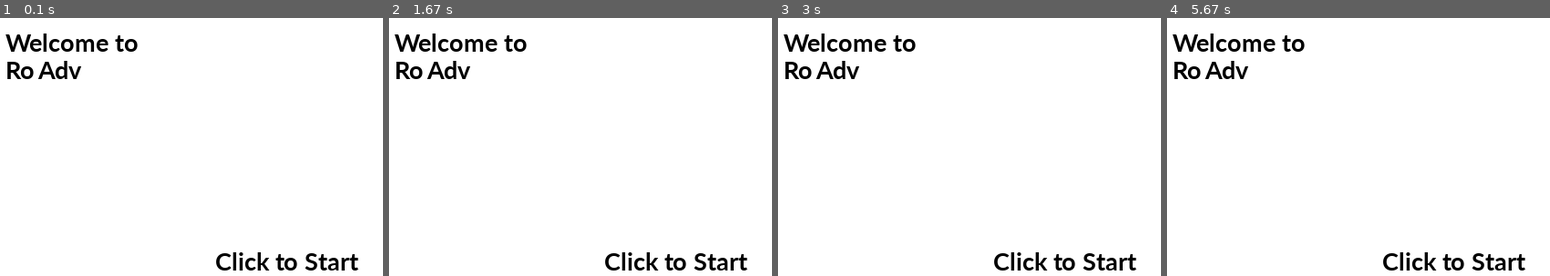
Above: before the commit, frames 1-4 (left to right).
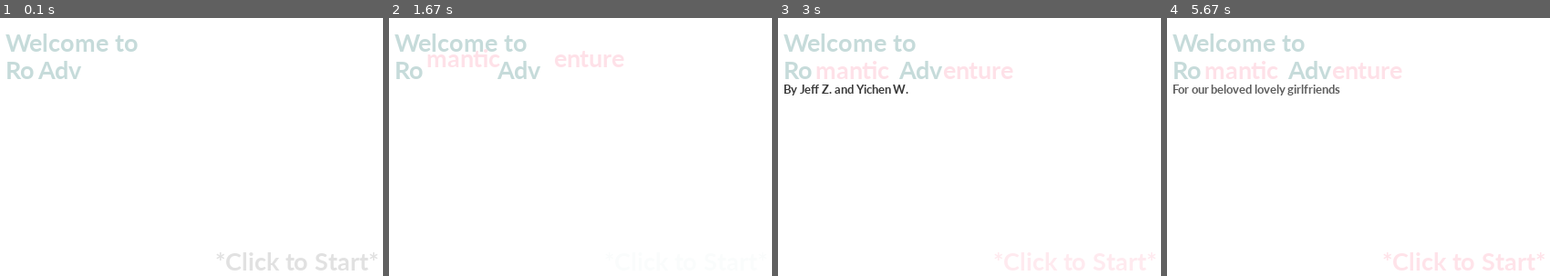
Above: after the commit, the same moments.

Repository: Pitrick3141/RoAdv
Game: pygame game, started from main.py
The game is run twice, just before and just after one commit, with the same random seed, the same clock (stepped at 60 frames per second) and the same inputs.
Inputs (mouse positions are in pixels of both pictures, inside the frame that each line leads up to):
- Up to frame 1 (0.1 s): no input
- Up to frame 2 (1.67 s): click (695, 245) at 0.38 s
- Up to frame 3 (3 s): no input
- Up to frame 4 (5.67 s): no input

The runs differ from the first frame. In frame 1, 3.3% of the frame differs, in the area x 1-99%, y 6-98%; in frame 2, 3.9%; in frame 3, 4.3%; in frame 4, 5.0%.

Commit message:
Add Animations of Home Page

Diff:
--- a/FormHome.py
+++ b/FormHome.py
@@ -22,13 +22,29 @@
         # 是否完成
         self.done = False
 
-        # 设定字体
-        self.font = pygame.font.SysFont('Calibri', 30, True, False)
+        # 当前阶段和进入各个阶段的时间
+        self.stage = 0
+        self.enter_stage = [pygame.time.get_ticks()]
 
         debug("主页面初始化完成", type='success', who=self.__class__.__name__)
 
-    def show_text(self, content: str, x, y):
-        text = self.font.render(content, True, globles.black)
+    def next_stage(self):
+        # 进入下一个阶段
+        self.stage += 1
+        self.enter_stage.append(pygame.time.get_ticks())
+
+    def get_span(self):
+        # 返回从进入阶段到现在的时间
+        return pygame.time.get_ticks() - self.enter_stage[self.stage]
+
+    def show_text(self, content: str, x, y, **kwargs):
+        # 在主页面上显示文本
+        color = kwargs.get('color') if 'color' in kwargs.keys() else globles.title_blue
+        alpha = kwargs.get('alpha') if 'alpha' in kwargs.keys() else 255
+        size = kwargs.get('size') if 'size' in kwargs.keys() else 30
+        font = pygame.font.SysFont('Calibri', size, True, False)
+        text = font.render(content, True, color)
+        text.set_alpha(alpha)
         self.screen.blit(text, [x, y])
         return text
 
@@ -37,22 +53,93 @@
 
         debug("进入主页面循环体", who=self.__class__.__name__)
 
+        # 动画参数
+        ro_x = 20
+        man_y = -50
+        adv_x = 55
+        en_y = -50
+        click_alpha = 0
+        click_color = globles.black
+        about_alpha = 0
+        about_alpha_2 = 0
+        about_alpha_3 = 0
+        reverse = 0
+
+        # 循环文本
+        about_texts = ["By Jeff Z. and Yichen W.",
+                       "For our beloved lovely girlfriends",
+                       "Happy Birthday!"]
+        about_index = 0
+        about_reverse = 0
+
         # 主循环体
         while not self.done:
-
             # 检测退出页面
             for event in pygame.event.get():
                 if event.type == pygame.QUIT:
                     self.done = True
+                if event.type == pygame.MOUSEBUTTONDOWN:
+                    if self.stage == 0:
+                        click_alpha = 255
+                        reverse = 0
+                        pygame.display.set_caption("RomanticAdventure-Home")
+                        self.next_stage()
 
             # 主页面背景
             self.screen.fill(globles.white)
 
+            # 根据阶段改变文本参数
+            if self.stage == 0:
+                if reverse == 0:
+                    click_alpha += 5
+                    if click_alpha > 255:
+                        reverse = -1
+                elif click_alpha > 255 or click_alpha < 50:
+                    reverse *= -1
+                click_alpha += 5 * reverse
+            elif self.stage == 1:
+                click_color = globles.title_blue if self.get_span() // 100 % 2 == 0 else globles.title_red
+                adv_x += 1
+                if man_y < 40:
+                    man_y += 1
+                    en_y += 1
+                if click_alpha > 0:
+                    click_alpha -= 3
+                if self.get_span() >= 1500:
+                    self.next_stage()
+            elif self.stage == 2:
+                if reverse == 0:
+                    click_alpha += 5
+                    if click_alpha > 255:
+                        reverse = -1
+                elif click_alpha > 255 or click_alpha < 50:
+                    reverse *= -1
+                click_alpha += 5 * reverse
+            if self.stage >= 2:
+                self.show_text(about_texts[about_index], 20, 70, color=globles.black, alpha=about_alpha, size=15)
+                if about_reverse == 0:
+                    about_alpha += 3
+                    if about_alpha > 255:
+                        about_reverse = -1
+                elif about_alpha > 255:
+                    about_reverse = -1
+                    about_alpha = 255
+                elif about_alpha < 0:
+                    about_reverse = 1
+                    about_alpha = 0
+                    if about_index < len(about_texts) - 1:
+                        about_index += 1
+                    else:
+                        about_index = 0
+                about_alpha += 3 * about_reverse
+
             # 主页面欢迎文本
             self.show_text("Welcome to", 20, 10)
-            text_ro = self.show_text("Ro", 20, 40)
-            text_adv = self.show_text("Adv", 55, 40)
-            text_start = self.show_text("Click to Start", 250, 250)
+            self.show_text("Ro", ro_x, 40)
+            self.show_text("Adv", adv_x, 40)
+            self.show_text("*Click to Start*", 250, 250, color=click_color, alpha=click_alpha)
+            self.show_text("mantic", 55, man_y, color=globles.title_red)
+            self.show_text("enture", 195, en_y, color=globles.title_red)
 
             # 更新页面
             pygame.display.flip()
--- a/globles.py
+++ b/globles.py
@@ -12,6 +12,8 @@
 white = (255, 255, 255)
 green = (0, 255, 0)
 red = (255, 0, 0)
+title_blue = (198, 219, 218)
+title_red = (254, 225, 232)
 
 """
 屏幕大小
